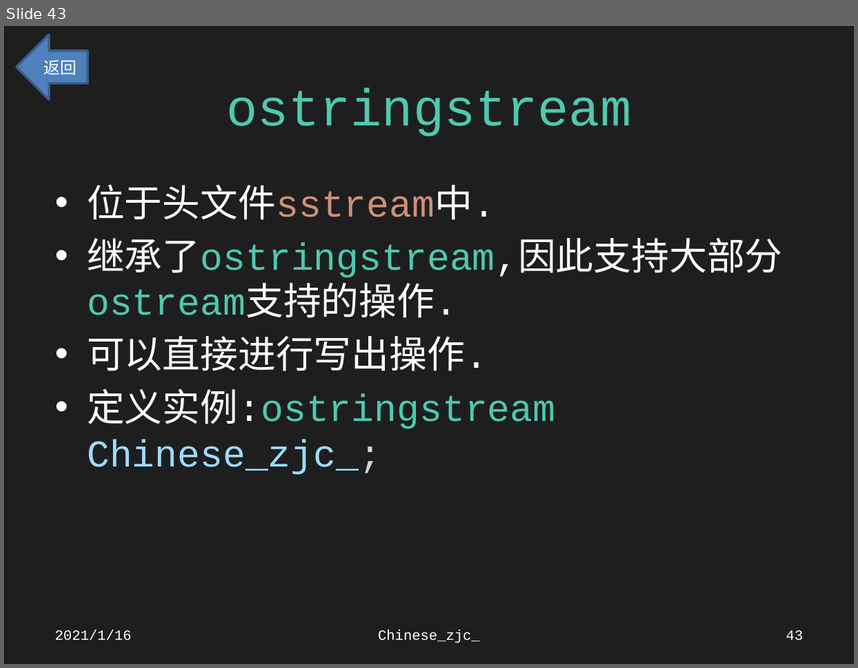
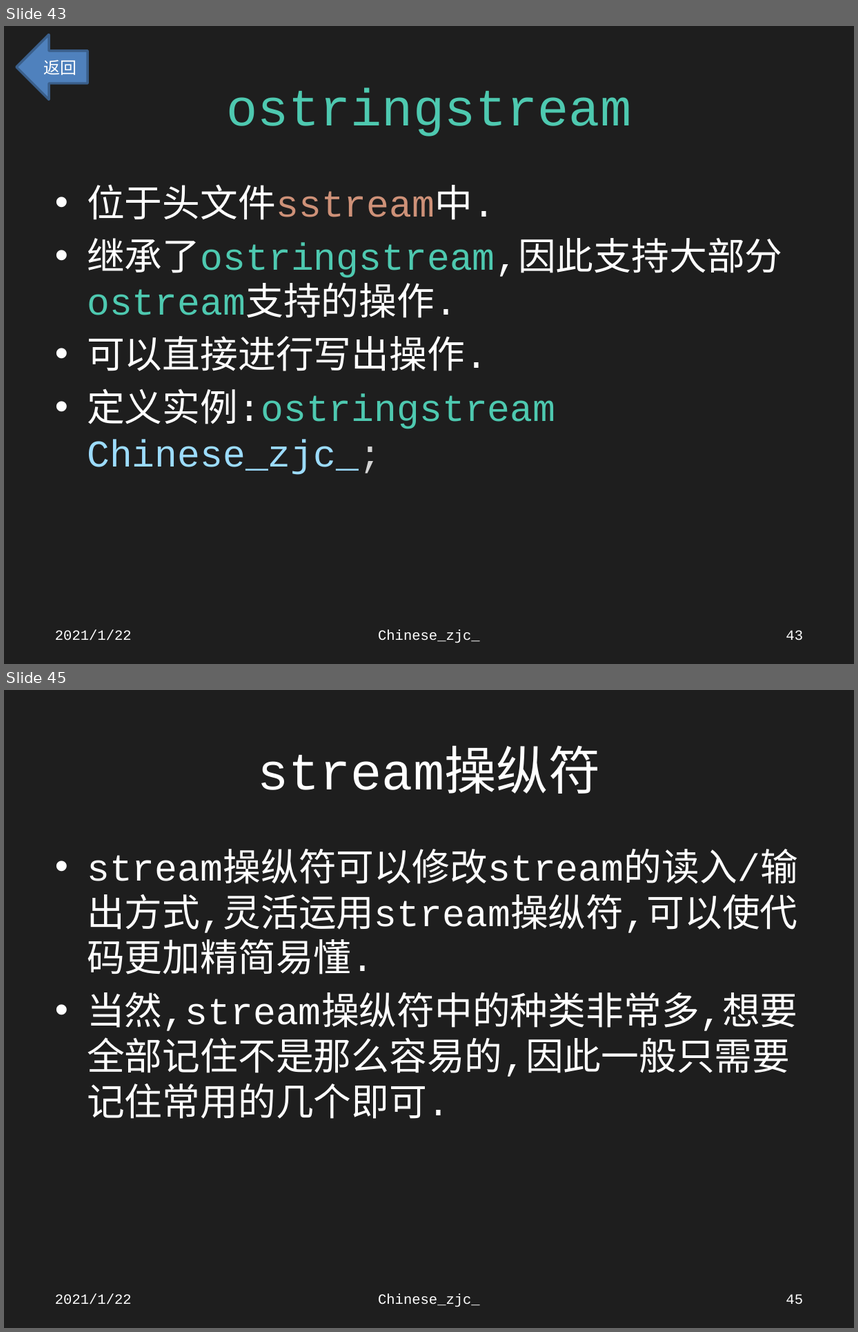
Before and after one commit to Chinesezjc/Solved-Problems, a slide deck: STL.pptx. Shown one above the other, each under a label of ours: slide 43 before the commit, slides 43 and 45 after it; the slides between them are not shown. The pictures are 858x668 and 858x1332 pixels, drawn with LibreOffice and Linux fonts; fonts in the diff are those of the drawing. Boxes give left, top, right and bottom in pixels: in the first picture for what was removed or moved away, otherwise in the second. Text is boxed around its words. In the diff, an @@ line names an element or a change of style, - is before the commit and + after.

Commit message:
Chinese_zjc_

```diff
--- a/STL.pptx
+++ b/STL.pptx
@@ slide 45 added at [4, 690, 854, 1328], background #1E1E1E @@
@@ title added at [257, 751, 600, 793], 44 pt, text #FFFFFF @@
+stream操纵符
@@ text added at [87, 854, 798, 1118], 32 pt, text #FFFFFF @@
+• stream操纵符可以修改stream的读入/输出方式,灵活运用stream操纵符,可以使代码更加精简易懂.
+• 当然,stream操纵符中的种类非常多,想要全部记住不是那么容易的,因此一般只需要记住常用的几个即可.
@@ text added at [55, 1293, 132, 1304], 12 pt, text #FFFFFF @@
+2021/1/22
@@ text added at [378, 1293, 480, 1307], 12 pt, text #FFFFFF @@
+Chinese_zjc_
@@ page number added at [786, 1294, 803, 1303], 12 pt, text #FFFFFF @@
+45
@@ slide 43 changed as well @@
@@ text at [55, 629, 132, 640]: text changed @@
-2021/1/16
+2021/1/22
```
Also in this commit, not shown: 163 other slides changed, 85 other slides added, 42 other files.
